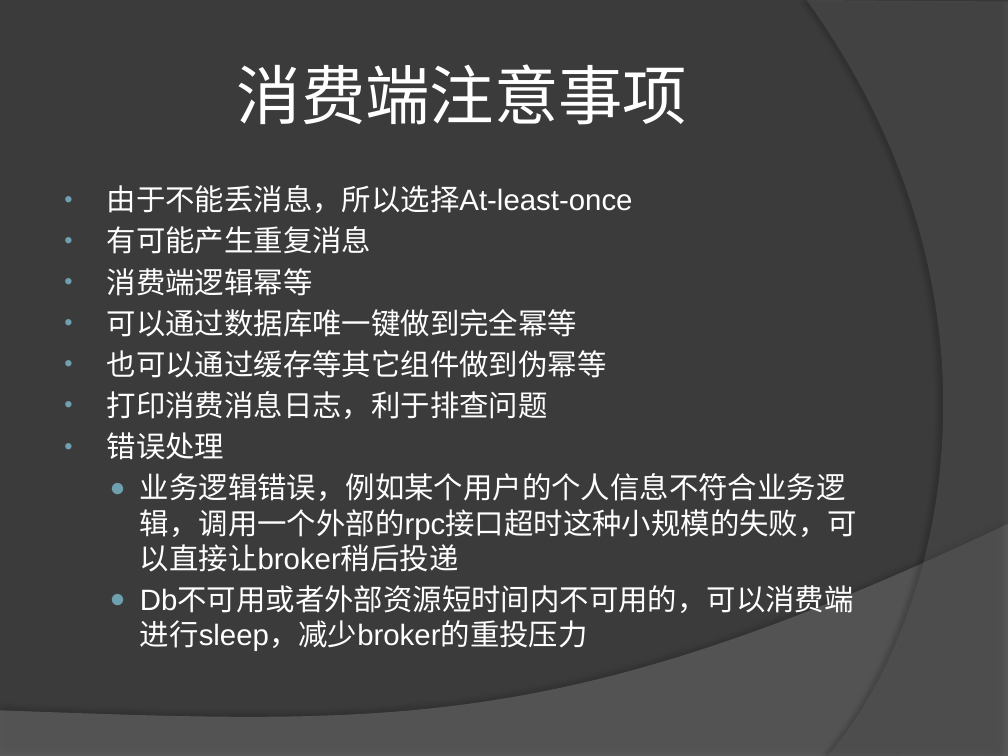
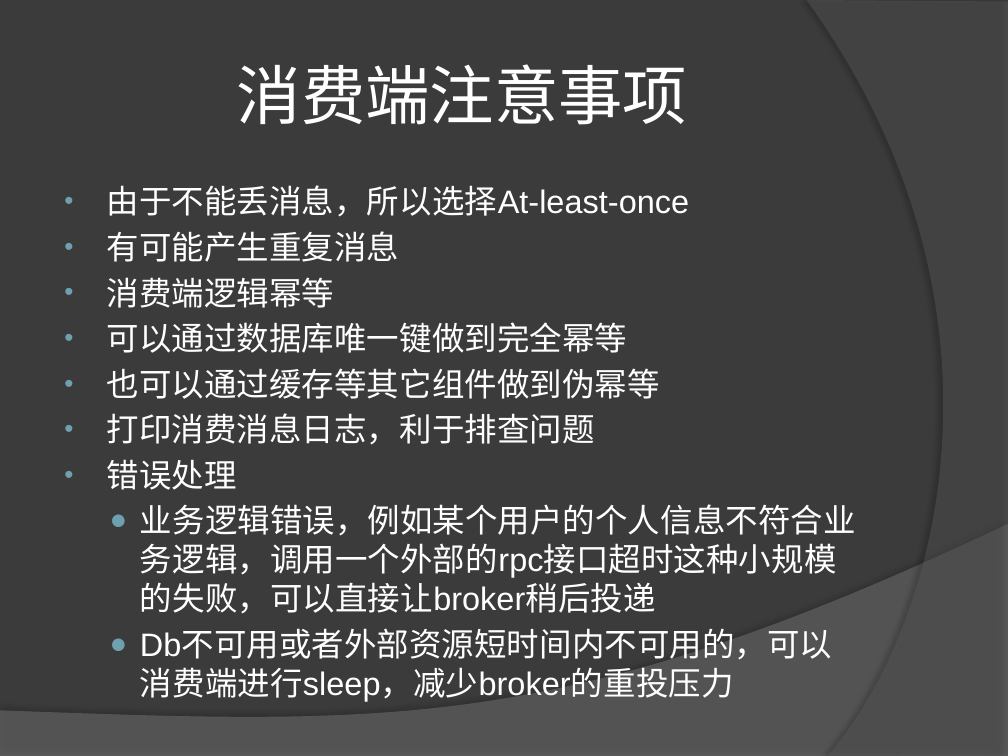
Before and after one commit to j782282271/rocketmq, a slide deck: slide 20 of doc/work/rocketmq分享手稿.pptx. Drawn at 1008x756 pixels with LibreOffice and Linux fonts; fonts in the diff are those of the drawing. Boxes give left, top, right and bottom in pixels: in the first picture for what was removed or moved away, otherwise in the second. Text is boxed around its words. In the diff, an @@ line names an element or a change of style, - is before the commit and + after.

```diff
--- a/doc/work/rocketmq分享手稿.pptx
+++ b/doc/work/rocketmq分享手稿.pptx
@@ text "由于不能丢消息，所以选择At-least-once" at bbox=[107, 185, 856, 660]: size 21 to 23.2 pt @@
```
Also in this commit, not shown: 8 other slides changed, 7 other files.
